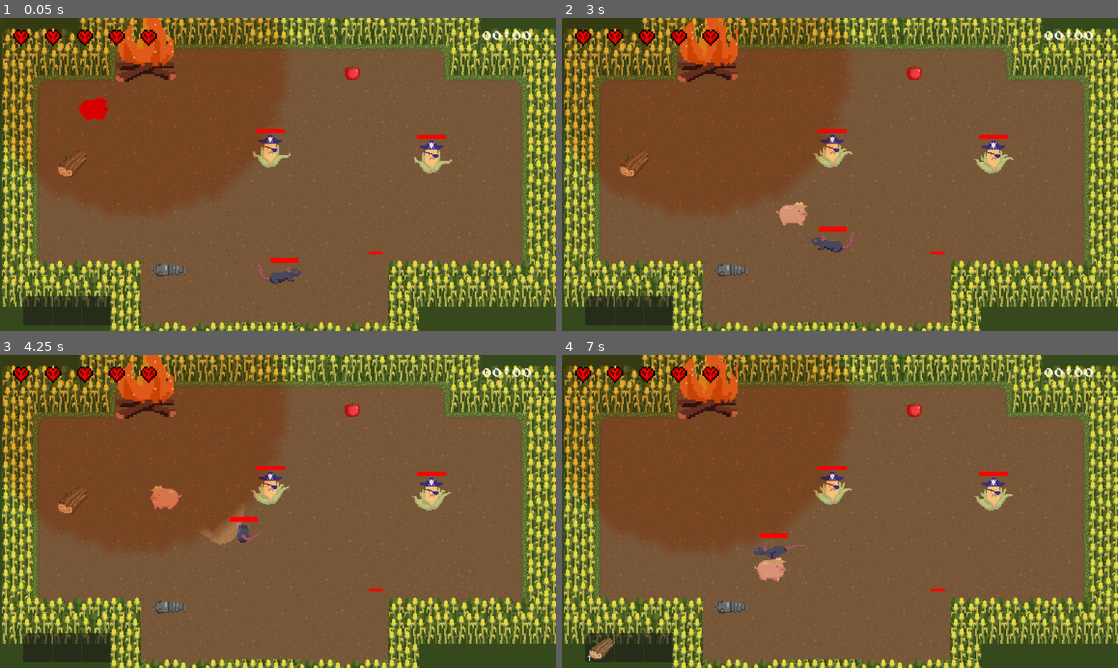
Above: before the commit, frames 1-4 (two rows, left to right).
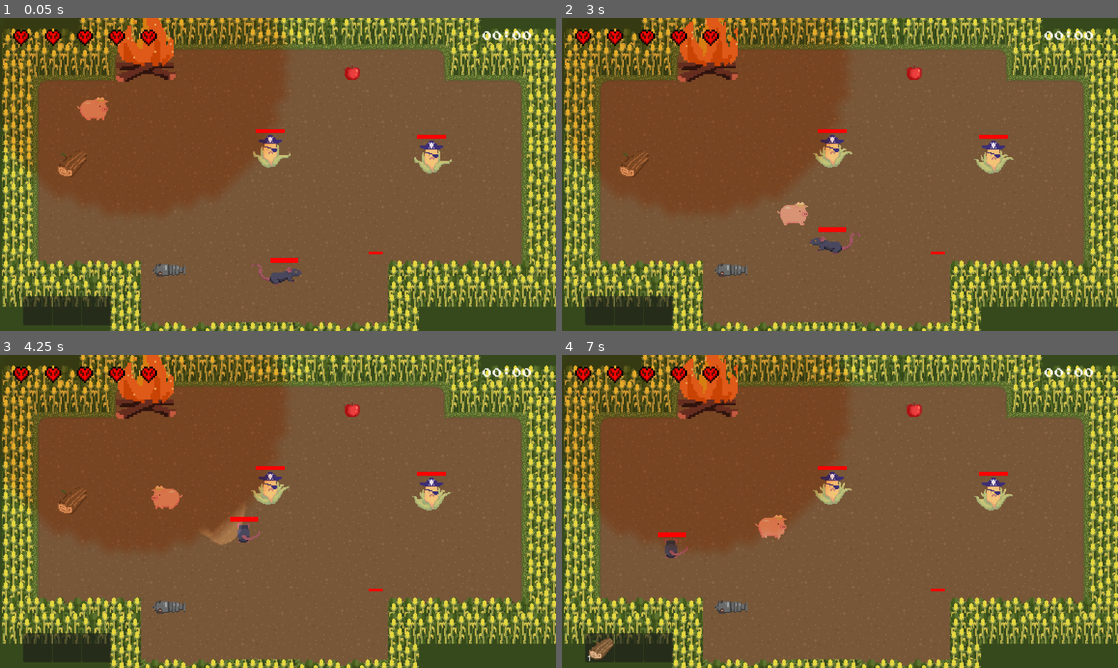
Above: after the commit, the same moments.

Repository: JasonLee4/MaizeRunnerGame
Game: Godot game, scene res://scenes/levels/main_level.tscn
Same seed, same stepped clock (60 frames per second), same inputs: the game is played once before the commit and once after it. After the commit the project has no main scene; this scene is started directly in both runs.
Inputs (mouse positions are in pixels of both pictures, inside the frame that each line leads up to):
- Up to frame 1 (0.05 s): no input
- Up to frame 2 (3 s): move the mouse to (962, 158) at 0.52 s; hold D (right) 0.53-1.28 s; hold F (advance_dialogue) 0.53-1.28 s; move the mouse to (728, 190) at 1.27 s; hold S (down) 1.28-2.03 s; tap Space (dash) at 1.35 s; move the mouse to (895, 105) at 2.02 s; hold D (right) 2.03-2.78 s; hold Right mouse button (punch) 2.03-2.78 s; move the mouse to (812, 237) at 2.77 s; hold W (up) from 2.78 s (still down); tap Mouse wheel down (scroll_down) at 2.85 s
- Up to frame 3 (4.25 s): move the mouse to (444, 558) at 3.52 s; release W (up) at 3.53 s; hold A (left) from 3.53 s (still down); hold Mouse wheel up (scroll_up) from 3.53 s (still down); tap R (reload) at 4.15 s
- Up to frame 4 (7 s): move the mouse to (673, 464) at 4.27 s; release Mouse wheel up (scroll_up) at 4.28 s; click (673, 464) at 4.35 s; move the mouse to (867, 511) at 5.02 s; release A (left) at 5.03 s; hold S (down) 5.03-5.78 s; hold F (advance_dialogue) 5.03-5.78 s; move the mouse to (756, 433) at 5.77 s; hold D (right) 5.78-6.53 s; tap Space (dash) at 5.85 s; move the mouse to (962, 495) at 6.52 s; hold W (up) from 6.53 s (still down); hold Right mouse button (punch) from 6.53 s (still down)

The runs differ from the first frame. In frame 1, 0.3% of the frame differs, in the area x 13-20%, y 25-33%; in frame 2, 0.1%; in frame 3, less than 0.1%; in frame 4, 1.0%, in the area x 17-45%, y 51-73%.

Commit message:
rat attack fix, menus moved to own folder

Diff:
--- a/scenes/enemies/enemy.gd
+++ b/scenes/enemies/enemy.gd
@@ -94,6 +94,7 @@
 		self.queue_free()
 
 func _on_attack_cooldown_timeout():
+	print("attack cooldown done")
 	can_attack = true
 
 func _on_dmg_iframe_cooldown_timeout():
--- a/scenes/enemies/enemy.tscn
+++ b/scenes/enemies/enemy.tscn
@@ -51,6 +51,7 @@
 size = Vector2(40, 29)
 
 [node name="enemy" type="CharacterBody2D"]
+collision_layer = 2
 collision_mask = 13
 script = ExtResource("1_ojurb")
 metadata/_edit_group_ = true
--- a/scenes/enemies/rat.gd
+++ b/scenes/enemies/rat.gd
@@ -19,11 +19,11 @@
 
 
 func light_unfreeze():
-	print("Rat can move")
+	#print("Rat can move")
 	var currentState = stateMachine.get_current_state()
 	currentState.transitioned.emit(currentState, "EnemyIdle")
 
 func light_freeze():
-	print("Rat shined on")
+	#print("Rat shined on")
 	var currentState = stateMachine.get_current_state()
 	currentState.transitioned.emit(currentState, "EnemyFreeze")
--- a/scenes/enemies/rat.tscn
+++ b/scenes/enemies/rat.tscn
@@ -266,3 +266,6 @@
 [node name="EnemyAttack" type="Node" parent="State Machine" node_paths=PackedStringArray("enemy")]
 script = ExtResource("8_drdnq")
 enemy = NodePath("../..")
+
+[connection signal="timeout" from="dmg_iframe_cooldown" to="." method="_on_dmg_iframe_cooldown_timeout"]
+[connection signal="timeout" from="attack_cooldown" to="." method="_on_attack_cooldown_timeout"]
--- a/scenes/levels/end_screen.gd
+++ b/scenes/menus/end_screen.gd
@@ -12,7 +12,7 @@
 
 
 func _on_restart_button_pressed():
-	get_tree().change_scene_to_file("res://scenes/levels/main_level.tscn")
+	get_tree().change_scene_to_file("res://scenes/menus/main_level.tscn")
 
 
 func _on_quit_button_pressed():
@@ -21,4 +21,4 @@
 
 
 func _on_main_menu_button_pressed():
-	get_tree().change_scene_to_file("res://scenes/levels/main_menu.tscn")
+	get_tree().change_scene_to_file("res://scenes/menus/main_menu.tscn")
--- /dev/null
+++ b/scenes/menus/end_screen.tscn
@@ -0,0 +1,61 @@
+[gd_scene load_steps=2 format=3 uid="uid://cfvwg4my1dndr"]
+
+[ext_resource type="Script" path="res://scenes/menus/end_screen.gd" id="1_gtyuy"]
+
+[node name="Control" type="Control"]
+layout_mode = 3
+anchors_preset = 15
+anchor_right = 1.0
+anchor_bottom = 1.0
+grow_horizontal = 2
+grow_vertical = 2
+script = ExtResource("1_gtyuy")
+
+[node name="TextEdit" type="LineEdit" parent="."]
+layout_mode = 2
+offset_left = 442.0
+offset_top = 201.0
+offset_right = 736.0
+offset_bottom = 269.0
+theme_override_font_sizes/font_size = 35
+text = "You've died."
+alignment = 1
+
+[node name="MarginContainer" type="MarginContainer" parent="."]
+layout_mode = 1
+anchors_preset = 8
+anchor_left = 0.5
+anchor_top = 0.5
+anchor_right = 0.5
+anchor_bottom = 0.5
+offset_left = -55.0
+offset_top = -70.5
+offset_right = 55.0
+offset_bottom = 70.5
+grow_horizontal = 2
+grow_vertical = 2
+theme_override_constants/margin_left = 0
+theme_override_constants/margin_top = 100
+theme_override_constants/margin_bottom = 0
+
+[node name="VBoxContainer" type="VBoxContainer" parent="MarginContainer"]
+layout_mode = 2
+size_flags_horizontal = 4
+
+[node name="RestartButton" type="Button" parent="MarginContainer/VBoxContainer"]
+layout_mode = 2
+focus_neighbor_top = NodePath("../QuitButton")
+text = "Restart"
+
+[node name="MainMenuButton" type="Button" parent="MarginContainer/VBoxContainer"]
+layout_mode = 2
+text = "Main Menu"
+
+[node name="QuitButton" type="Button" parent="MarginContainer/VBoxContainer"]
+layout_mode = 2
+focus_neighbor_bottom = NodePath("../RestartButton")
+text = "Quit"
+
+[connection signal="pressed" from="MarginContainer/VBoxContainer/RestartButton" to="." method="_on_restart_button_pressed"]
+[connection signal="pressed" from="MarginContainer/VBoxContainer/MainMenuButton" to="." method="_on_main_menu_button_pressed"]
+[connection signal="pressed" from="MarginContainer/VBoxContainer/QuitButton" to="." method="_on_quit_button_pressed"]
--- a/scenes/levels/level_screen.tscn
+++ b/scenes/menus/level_screen.tscn
@@ -1,6 +1,6 @@
 [gd_scene load_steps=2 format=3 uid="uid://drguapl3h5fwq"]
 
-[ext_resource type="Script" path="res://scenes/levels/level_screen.gd" id="1_uxrie"]
+[ext_resource type="Script" path="res://scenes/menus/level_screen.gd" id="1_uxrie"]
 
 [node name="Control" type="Control"]
 layout_mode = 3
--- a/scenes/levels/main_menu.gd
+++ b/scenes/menus/main_menu.gd
@@ -12,7 +12,7 @@
 
 
 func _on_start_button_pressed():
-	get_tree().change_scene_to_file("res://scenes/levels/level_screen.tscn")
+	get_tree().change_scene_to_file("res://scenes/menus/level_screen.tscn")
 
 
 func _on_quit_button_pressed():
--- a/scenes/levels/main_menu.tscn
+++ b/scenes/menus/main_menu.tscn
@@ -1,7 +1,8 @@
-[gd_scene load_steps=15 format=3 uid="uid://cfnha2uh4r7lt"]
+[gd_scene load_steps=16 format=3 uid="uid://cfnha2uh4r7lt"]
 
-[ext_resource type="Script" path="res://scenes/levels/main_menu.gd" id="1_r22ps"]
+[ext_resource type="Script" path="res://scenes/menus/main_menu.gd" id="1_r22ps"]
 [ext_resource type="Texture2D" uid="uid://d5n5unmbmv76" path="res://assets/ui/slidepic.png" id="2_wd1v4"]
+[ext_resource type="Texture2D" uid="uid://bq7mxe4k804f7" path="res://assets/ui/quitButton.png" id="3_0gawl"]
 [ext_resource type="Texture2D" uid="uid://dhq72de8exge2" path="res://assets/ui/title-Sheet.png" id="3_4vohq"]
 
 [sub_resource type="AtlasTexture" id="AtlasTexture_0ekd5"]
@@ -122,6 +123,15 @@
 theme_override_constants/separation = 10
 alignment = 1
 
+[node name="Sign" type="MarginContainer" parent="Buttons/VBoxContainer"]
+layout_mode = 2
+
+[node name="AnimatedSprite2D" type="AnimatedSprite2D" parent="Buttons/VBoxContainer/Sign"]
+position = Vector2(225, -75.5)
+sprite_frames = SubResource("SpriteFrames_mxikb")
+autoplay = "default"
+frame_progress = 0.368695
+
 [node name="StartButton" type="Button" parent="Buttons/VBoxContainer"]
 layout_mode = 2
 focus_neighbor_top = NodePath("../HBoxContainer/QuitButton")
@@ -139,32 +149,11 @@
 theme_override_font_sizes/font_size = 30
 text = "Options"
 
-[node name="QuitButton" type="Button" parent="Buttons/VBoxContainer/HBoxContainer"]
+[node name="QuitButton" type="TextureButton" parent="Buttons/VBoxContainer/HBoxContainer"]
 layout_mode = 2
 size_flags_horizontal = 3
 focus_neighbor_bottom = NodePath("../../StartButton")
-theme_override_font_sizes/font_size = 30
-text = "Quit"
-
-[node name="Sign" type="MarginContainer" parent="."]
-layout_mode = 1
-anchors_preset = 8
-anchor_left = 0.5
-anchor_top = 0.5
-anchor_right = 0.5
-anchor_bottom = 0.5
-offset_left = -20.0
-offset_top = -20.0
-offset_right = 20.0
-offset_bottom = 20.0
-grow_horizontal = 2
-grow_vertical = 2
-
-[node name="AnimatedSprite2D" type="AnimatedSprite2D" parent="Sign"]
-position = Vector2(29, -88)
-sprite_frames = SubResource("SpriteFrames_mxikb")
-autoplay = "default"
-frame_progress = 0.368695
+texture_normal = ExtResource("3_0gawl")
 
 [connection signal="pressed" from="Buttons/VBoxContainer/StartButton" to="." method="_on_start_button_pressed"]
 [connection signal="pressed" from="Buttons/VBoxContainer/HBoxContainer/QuitButton" to="." method="_on_quit_button_pressed"]
--- a/scenes/levels/end_screen.tscn
+++ b/scenes/menus/you_won_screen.tscn
@@ -1,6 +1,6 @@
-[gd_scene load_steps=2 format=3 uid="uid://cfvwg4my1dndr"]
+[gd_scene load_steps=2 format=3 uid="uid://beojxqj7yugwu"]
 
-[ext_resource type="Script" path="res://scenes/levels/end_screen.gd" id="1_gtyuy"]
+[ext_resource type="Script" path="res://scenes/menus/end_screen.gd" id="1_piyvg"]
 
 [node name="Control" type="Control"]
 layout_mode = 3
@@ -9,7 +9,7 @@
 anchor_bottom = 1.0
 grow_horizontal = 2
 grow_vertical = 2
-script = ExtResource("1_gtyuy")
+script = ExtResource("1_piyvg")
 
 [node name="TextEdit" type="LineEdit" parent="."]
 layout_mode = 2
@@ -18,7 +18,7 @@
 offset_right = 736.0
 offset_bottom = 269.0
 theme_override_font_sizes/font_size = 35
-text = "You've died."
+text = "You've escaped!"
 alignment = 1
 
 [node name="MarginContainer" type="MarginContainer" parent="."]
--- a/scripts/States/EnemyAttack.gd
+++ b/scripts/States/EnemyAttack.gd
@@ -9,11 +9,10 @@
 
 func enter():
 	print("enemy attacking")
-	enemy.deal_damage()
 
-# Called every frame. 'delta' is the elapsed time since the previous frame.
-func _process(delta):
-	if enemy.can_attack:
+func update(delta):
+	if enemy.can_attack and enemy.can_attack_player:
 		enemy.deal_damage()
-	elif not enemy.can_attack_player and enemy.can_attack:
+	elif enemy.can_attack and !enemy.can_attack_player:
+		print("attack -> idle")
 		transitioned.emit(self, "EnemyIdle")
--- a/scripts/States/EnemyFollow.gd
+++ b/scripts/States/EnemyFollow.gd
@@ -9,12 +9,13 @@
 var move_direction : Vector2
 
 func enter():
-	print("enemy following")
+	#print("enemy following")
 	#pig = get_tree().get_current_scene().get_node("Pig")
 	assert(pig != null)
 
 func update(delta: float):
 	if enemy.can_attack and enemy.can_attack_player:
+		print("follow -> attack")
 		transitioned.emit(self, "EnemyAttack")
 	elif "detectionRadius" in enemy and enemy.global_position.distance_to(pig.global_position) > enemy.detectionRadius:
 		transitioned.emit(self, "EnemyIdle")
--- a/scripts/States/EnemyIdle.gd
+++ b/scripts/States/EnemyIdle.gd
@@ -24,11 +24,15 @@
 	#if get_tree() != null:
 		#pig = get_tree().get_current_scene().get_node("Pig")
 	assert(pig != null)
+	#print("enemy idle")
 	randomize_wander()
 
 func update(delta: float):
 	if "detectionRadius" in enemy and enemy.global_position.distance_to(pig.global_position) <= enemy.detectionRadius:
 		transitioned.emit(self, "EnemyFollow")
+	elif enemy.can_attack and enemy.can_attack_player:
+		print("idle -> attack")
+		transitioned.emit(self, "EnemyAttack")
 	elif wander_time > 0:
 		wander_time -= delta
 	elif wait_time > 0:
Binary file added: assets/ui/quitButton.png
Not shown, added: assets/ui/quitButton.png.import
Not shown: 1 places in scenes/enemies/followingEnemy.tscn that only renumber resources
Not shown: 1 places in scenes/levels/main_level.tscn that only renumber resources
Renamed: scenes/levels/level_screen.gd -> scenes/menus/level_screen.gd
